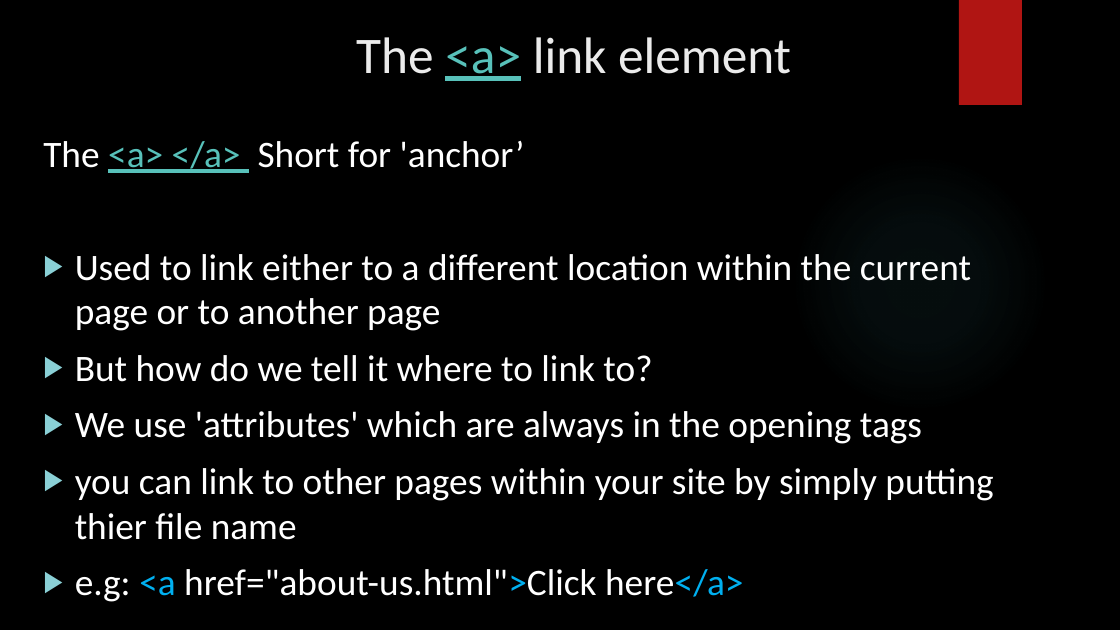
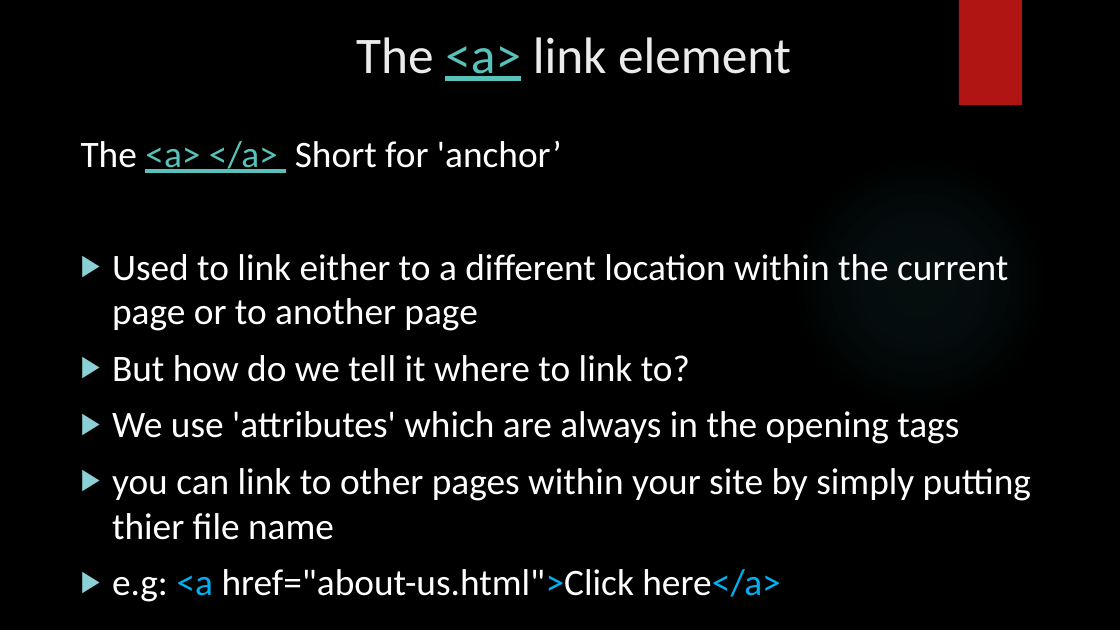
Before and after one commit to BachAmadou/code-lectures, a slide deck: slide 19 of HTML/HTML.pptx (slide 17 before the commit). Drawn at 1120x630 pixels with LibreOffice and Linux fonts; fonts in the diff are those of the drawing; background and template pictures are left out. Boxes give left, top, right and bottom in pixels: in the first picture for what was removed or moved away, otherwise in the second. Text is boxed around its words. In the diff, an @@ line names an element or a change of style, - is before the commit and + after.

```diff
--- a/HTML/HTML.pptx
+++ b/HTML/HTML.pptx
@@ text "The <a> </a> Short for ..." moved from (x1=43, y1=141, x2=993, y2=602) to (x1=81, y1=140, x2=1031, y2=602) @@
```
Also in this commit, not shown: 7 other slides changed, 6 slides added, 42 other files.
